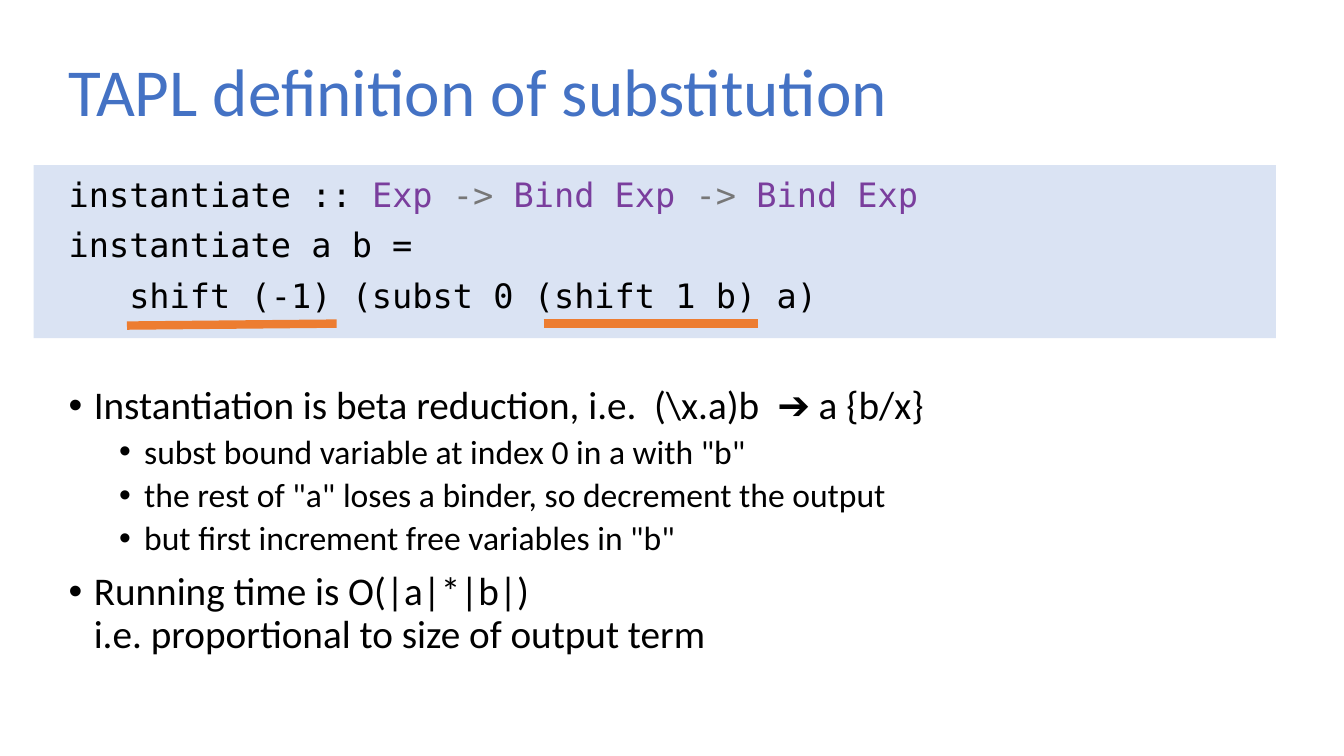
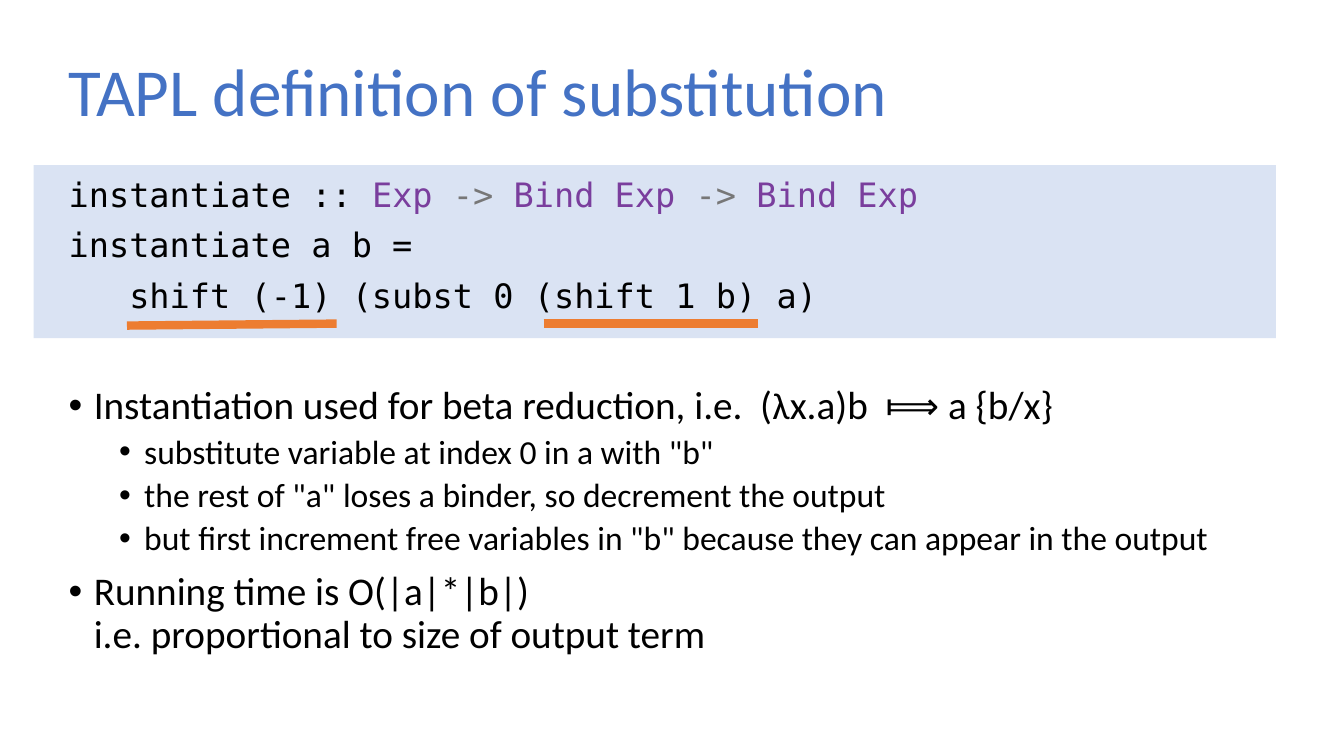
Before and after one commit to sweirich/lambda-n-ways, a slide deck: slide 13 of plclub-2021.pptx. Drawn at 1344x756 pixels with LibreOffice and Linux fonts; fonts in the diff are those of the drawing. Boxes give left, top, right and bottom in pixels: in the first picture for what was removed or moved away, otherwise in the second. Text is boxed around its words. In the diff, an @@ line names an element or a change of style, - is before the commit and + after.

```diff
--- a/plclub-2021.pptx
+++ b/plclub-2021.pptx
@@ text at <box>94,390,1053,465</box>: text changed @@
-• Instantiation is beta reduction, i.e. (\x.a)b ➔ a {b/x}
-  • subst bound variable at index 0 in a with "b"
+• Instantiation used for beta reduction, i.e. (λx.a)b ⟾ a {b/x}
+  • substitute variable at index 0 in a with "b"
@@ text at <box>144,526,1208,556</box>: text changed @@
-  • but first increment free variables in "b"
+  • but first increment free variables in "b" because they can appear in the output
```
Also in this commit, not shown: 14 other slides changed, 1 slide added, 1 other file.
